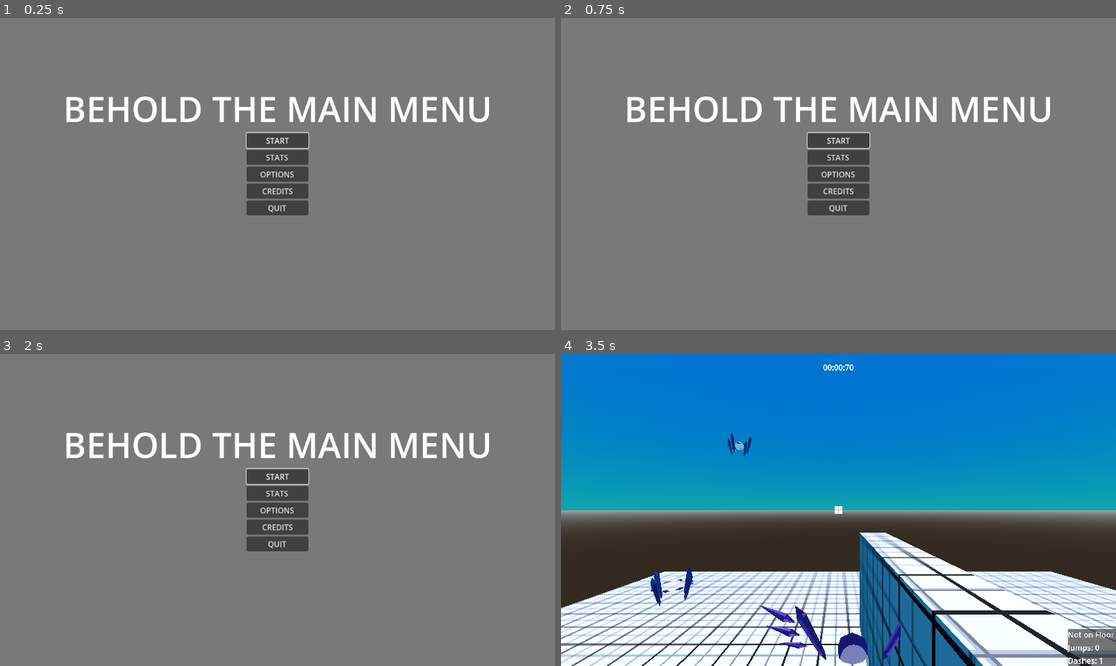
Above: before the commit, frames 1-4 (two rows, left to right).
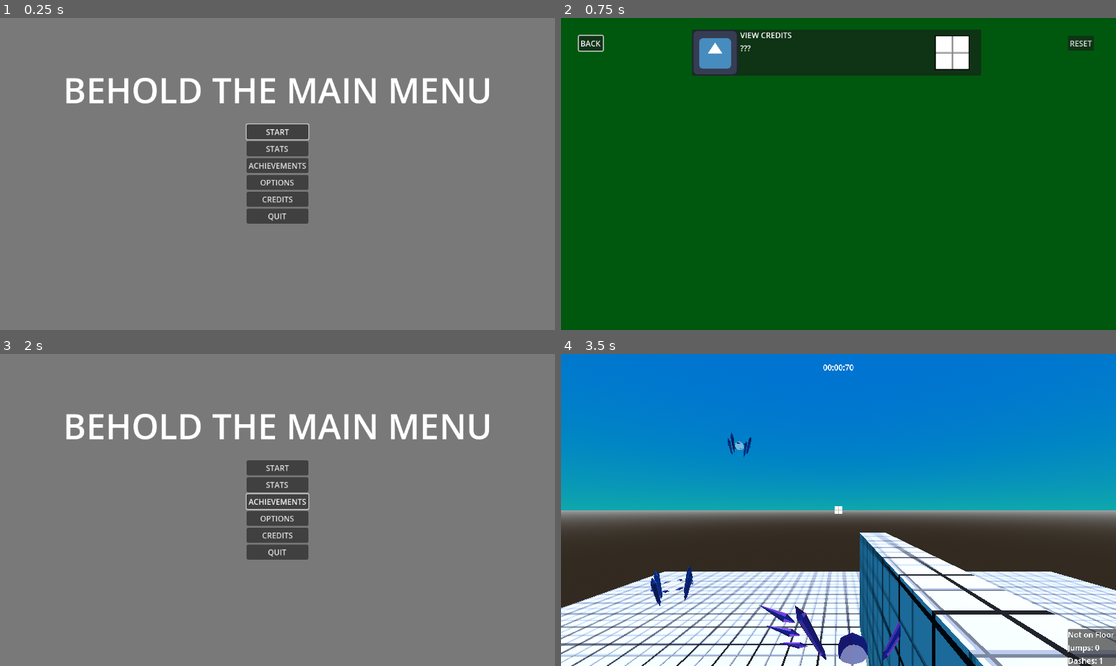
Above: after the commit, the same moments.

Repository: lucasrumney94/GodotGoneWild
Game: Godot game, scene res://Main/main_menu.tscn
Two runs of this game, one before a commit and one after it. Both use one fixed random seed, a clock stepped at 60 frames per second and the inputs below. The engine's default icon, where the game draws it, is replaced by a stand-in: a white triangle on a blue panel in a dark square.
Inputs (mouse positions are in pixels of both pictures, inside the frame that each line leads up to):
- Up to frame 1 (0.25 s): no input
- Up to frame 2 (0.75 s): click (838, 164) at 0.5 s, where only the run after the commit has a clickable "ACHIEVEMENTS"
- Up to frame 3 (2 s): click (27, 378) at 1.25 s, where only the run after the commit has a clickable "BACK"
- Up to frame 4 (3.5 s): click "START" at 2 s; move the mouse to (866, 510) at 2.77 s; hold W (move_forward) from 2.78 s (still down); click (866, 510) at 2.85 s; tap Space (jump) at 3.02 s

The runs differ from the first frame. In frame 1, 6.1% of the frame differs, in the area x 11-89%, y 19-66%; in frame 2, 100%, in the area x 0-100%, y 0-100%; in frame 3, 6.1%; in frame 4, less than 0.1%.

Commit message:
Achievement(s) work, Audio bus and options functional
Next gotta get some stats goin. Also need some sounds

Diff:
--- /dev/null
+++ b/godot-wild-tower/Audio/audio_bus.tres
@@ -0,0 +1,15 @@
+[gd_resource type="AudioBusLayout" format=3 uid="uid://bq5mvufbpync7"]
+
+[resource]
+bus/1/name = &"effects"
+bus/1/solo = false
+bus/1/mute = false
+bus/1/bypass_fx = false
+bus/1/volume_db = 0.0
+bus/1/send = &"Master"
+bus/2/name = &"music"
+bus/2/solo = false
+bus/2/mute = false
+bus/2/bypass_fx = false
+bus/2/volume_db = 0.0
+bus/2/send = &"Master"
--- a/godot-wild-tower/Autoload/achievement_control.tscn
+++ b/godot-wild-tower/Autoload/achievement_control.tscn
@@ -1,8 +1,11 @@
-[gd_scene load_steps=3 format=3 uid="uid://7c5o71oyrx52"]
+[gd_scene load_steps=5 format=3 uid="uid://7c5o71oyrx52"]
 
 [ext_resource type="Script" path="res://Autoload/achievement_control.gd" id="1_lvx2p"]
 [ext_resource type="PackedScene" uid="uid://b1hxkyiomflv0" path="res://UI/Achievements/achievement_popup.tscn" id="2_uwhnw"]
+[ext_resource type="Script" path="res://UI/Achievements/achievement.gd" id="3_wmop3"]
+[ext_resource type="Resource" uid="uid://qbhxgfjtb32q" path="res://UI/Achievements/Resources/view_credits.tres" id="4_c77lf"]
 
 [node name="AchievementControl" type="Node"]
 script = ExtResource("1_lvx2p")
 achievement_popup_scene = ExtResource("2_uwhnw")
+achievements = Array[ExtResource("3_wmop3")]([ExtResource("4_c77lf")])
--- a/godot-wild-tower/Autoload/save_control.gd
+++ b/godot-wild-tower/Autoload/save_control.gd
@@ -36,6 +36,22 @@
 	save_data_reset.emit()
 
 
+func clear_achievement_data():
+	old_data = save_data.duplicate()
+	var file = FileAccess.open(SAVE_FILE_PATH, FileAccess.WRITE)
+	save_data.erase("achievements")
+	file.store_var(save_data)
+	save_data_reset.emit()
+
+
+func clear_stats_data():
+	old_data = save_data.duplicate()
+	var file = FileAccess.open(SAVE_FILE_PATH, FileAccess.WRITE)
+	save_data.erase("stats")
+	file.store_var(save_data)
+	save_data_reset.emit()
+
+
 func check_achievement(achievement_id: String) -> bool:
 	if !save_data.has("achievements"):
 		return false
@@ -53,43 +69,49 @@
 	save_data["achievements"].append(achievement_id)
 
 
-func get_earned_achievements():
+func get_earned_achievements() -> Array:
 	if save_data.has("achievements"):
 		return save_data["achievements"]
-	return null
+	return []
 
 
 func get_stat(level: int, stat_name: String) -> float:
+	if !save_data.has("stats"):
+		return 0
+
 	var level_string = "level_" + str(level)
-	if !save_data.has(level_string):
+	if !save_data["stats"].has(level_string):
 		return 0
-	if save_data[level_string].has(stat_name):
-		return save_data[level_string][stat_name]
+	if save_data["stats"][level_string].has(stat_name):
+		return save_data["stats"][level_string][stat_name]
 	else:
 		return 0
 
 
 #ADD STAT TO SAVE_DATA, RETURN TRUE IF IS NEW HIGH SCORE
 func add_stat(level: int, stat_name: String, value) -> bool:
+	if !save_data.has("stats"):
+		save_data["stats"] = {}
+
 	#TODO maybe if level < 0 it is intended as global stat
 	#or are we just double adding everything, one for level and one for global
 	#may need to save a current playthrough general stat as well to later compare for determining best time
 	var level_string = "level_" + str(level)
-	if !save_data.has(level_string):
-		save_data[level_string] = {}
+	if !save_data["stats"].has(level_string):
+		save_data["stats"][level_string] = {}
 
 	var current_saved_value = get_stat(level, stat_name)
 
 	match stat_name:
 		"time": #compare time to current saved time
 			if current_saved_value > 0 && value < current_saved_value:
-				save_data[level_string][stat_name] = value
+				save_data["stats"][level_string][stat_name] = value
 				return true
 		"kill":
 			#OKAY SO WE'LL ALWAYS ADD 1 HERE, SO CAN USE VALUE TO SEND ENEMY TYPE
-			save_data[level_string][stat_name] = current_saved_value + 1
+			save_data["stats"][level_string][stat_name] = current_saved_value + 1
 			var enemy = stat_name + str(value)
-			save_data[level_string][enemy] = get_stat(level, enemy) + 1
+			save_data["stats"][level_string][enemy] = get_stat(level, enemy) + 1
 		_: #DEFAULT
 			print(stat_name + " IS NOT A STAT NAME KNOWN TO SAVE CONTROL")
 
--- a/godot-wild-tower/Main/main_menu.gd
+++ b/godot-wild-tower/Main/main_menu.gd
@@ -2,6 +2,7 @@
 
 @export var options_scene: PackedScene
 @export var stats_scene: PackedScene
+@export var achievements_scene: PackedScene
 @export var credits_scene: PackedScene
 
 #TODO we'll need to sophisticate this a bit, just doing this to get things running
@@ -13,6 +14,7 @@
 func _ready():
 	%StartButton.pressed.connect(on_start_pressed)
 	%StatsButton.pressed.connect(on_stats_pressed)
+	%AchievementsButton.pressed.connect(on_achievements_pressed)
 	%OptionsButton.pressed.connect(on_options_pressed)
 	%CreditsButton.pressed.connect(on_credits_pressed)
 	%QuitButton.pressed.connect(on_quit_pressed)
@@ -37,6 +39,12 @@
 	stats.closing.connect(focus_on_button.bind(%StatsButton))
 
 
+func on_achievements_pressed():
+	var ach = achievements_scene.instantiate()
+	add_child(ach)
+	ach.closing.connect(focus_on_button.bind(%AchievementsButton))
+
+
 func on_options_pressed():
 	#INSTANTIATE OPTIONS SCENE
 	#BIND focus_on_button(%OptionsButton) TO OPTIONS CLOSING SIGNAL
--- a/godot-wild-tower/Main/main_menu.tscn
+++ b/godot-wild-tower/Main/main_menu.tscn
@@ -1,15 +1,17 @@
-[gd_scene load_steps=6 format=3 uid="uid://bs15xg8atqal1"]
+[gd_scene load_steps=7 format=3 uid="uid://bs15xg8atqal1"]
 
 [ext_resource type="Script" path="res://Main/main_menu.gd" id="1_vjgni"]
 [ext_resource type="PackedScene" uid="uid://b714sttnt1435" path="res://UI/options_menu.tscn" id="2_tcw0l"]
 [ext_resource type="PackedScene" uid="uid://cdt8805lofan4" path="res://UI/stats.tscn" id="3_1c0mp"]
 [ext_resource type="PackedScene" uid="uid://bxfwjbkk62asb" path="res://Main/main_game.tscn" id="3_wr465"]
+[ext_resource type="PackedScene" uid="uid://48n404mji4ep" path="res://UI/achievements_menu.tscn" id="4_p23ep"]
 [ext_resource type="PackedScene" uid="uid://cvo2k0ochbnw" path="res://UI/credits.tscn" id="4_rv6un"]
 
 [node name="MainMenu" type="CanvasLayer"]
 script = ExtResource("1_vjgni")
 options_scene = ExtResource("2_tcw0l")
 stats_scene = ExtResource("3_1c0mp")
+achievements_scene = ExtResource("4_p23ep")
 credits_scene = ExtResource("4_rv6un")
 main_game_scene = ExtResource("3_wr465")
 
@@ -36,9 +38,9 @@
 anchor_left = 0.5
 anchor_right = 0.5
 offset_left = -445.0
-offset_top = 139.265
+offset_top = 100.06
 offset_right = 445.0
-offset_bottom = 238.265
+offset_bottom = 199.06
 grow_horizontal = 2
 theme_override_font_sizes/font_size = 72
 text = "Behold the main menu"
@@ -70,6 +72,12 @@
 layout_mode = 2
 text = "STATS"
 
+[node name="AchievementsButton" type="Button" parent="Control/VBoxContainer"]
+unique_name_in_owner = true
+custom_minimum_size = Vector2(128, 0)
+layout_mode = 2
+text = "ACHIEVEMENTS"
+
 [node name="OptionsButton" type="Button" parent="Control/VBoxContainer"]
 unique_name_in_owner = true
 custom_minimum_size = Vector2(128, 0)
--- a/godot-wild-tower/Objects/Enemies/BasicEnemyOUTLINE_TEST.tscn
+++ b/godot-wild-tower/Objects/Enemies/BasicEnemyOUTLINE_TEST.tscn
@@ -7,6 +7,21 @@
 [ext_resource type="PackedScene" uid="uid://dpsgthsbj685l" path="res://Objects/Enemies/Cherubim.glb" id="3_8yv4s"]
 [ext_resource type="PackedScene" uid="uid://bonck86xrxwj0" path="res://Objects/Enemies/outliner_component.tscn" id="4_5e2qh"]
 [ext_resource type="PackedScene" uid="uid://deydyoodbbk77" path="res://Objects/Enemies/explosion_particles.tscn" id="4_06s14"]
+
+[sub_resource type="Animation" id="Animation_wocma"]
+length = 0.001
+tracks/0/type = "value"
+tracks/0/imported = false
+tracks/0/enabled = true
+tracks/0/path = NodePath("BasicEnemy/Core/RotationRoot:rotation")
+tracks/0/interp = 1
+tracks/0/loop_wrap = true
+tracks/0/keys = {
+"times": PackedFloat32Array(0),
+"transitions": PackedFloat32Array(1),
+"update": 0,
+"values": [Vector3(0, 0, 0)]
+}
 
 [sub_resource type="Animation" id="Animation_bfy0i"]
 resource_name = "rotate"
@@ -25,21 +40,6 @@
 "values": [Vector3(0, 0, 0), Vector3(0, 3.14159, 0), Vector3(0, 6.28319, 0)]
 }
 
-[sub_resource type="Animation" id="Animation_wocma"]
-length = 0.001
-tracks/0/type = "value"
-tracks/0/imported = false
-tracks/0/enabled = true
-tracks/0/path = NodePath("BasicEnemy/Core/RotationRoot:rotation")
-tracks/0/interp = 1
-tracks/0/loop_wrap = true
-tracks/0/keys = {
-"times": PackedFloat32Array(0),
-"transitions": PackedFloat32Array(1),
-"update": 0,
-"values": [Vector3(0, 0, 0)]
-}
-
 [sub_resource type="AnimationLibrary" id="AnimationLibrary_2mxik"]
 _data = {
 "RESET": SubResource("Animation_wocma"),
--- a/godot-wild-tower/Objects/Enemies/MobileEnemy_OUTLINE.tscn
+++ b/godot-wild-tower/Objects/Enemies/MobileEnemy_OUTLINE.tscn
@@ -13,6 +13,33 @@
 shader = ExtResource("3_gibdk")
 shader_parameter/color = Color(1, 0, 0, 1)
 shader_parameter/size = 1.0
+
+[sub_resource type="Animation" id="Animation_tsleh"]
+length = 0.001
+tracks/0/type = "value"
+tracks/0/imported = false
+tracks/0/enabled = true
+tracks/0/path = NodePath("MobileEnemy/Core/WingRootL:rotation")
+tracks/0/interp = 1
+tracks/0/loop_wrap = true
+tracks/0/keys = {
+"times": PackedFloat32Array(0),
+"transitions": PackedFloat32Array(1),
+"update": 0,
+"values": [Vector3(0, -1.0472, 0)]
+}
+tracks/1/type = "value"
+tracks/1/imported = false
+tracks/1/enabled = true
+tracks/1/path = NodePath("MobileEnemy/Core/WingRootR:rotation")
+tracks/1/interp = 1
+tracks/1/loop_wrap = true
+tracks/1/keys = {
+"times": PackedFloat32Array(0),
+"transitions": PackedFloat32Array(1),
+"update": 0,
+"values": [Vector3(0, 1.0472, 0)]
+}
 
 [sub_resource type="Animation" id="Animation_vv0ar"]
 resource_name = "flap"
@@ -43,33 +70,6 @@
 "values": [Vector3(0, 0, 0), Vector3(0, 1.0472, 0), Vector3(0, 0, 0)]
 }
 
-[sub_resource type="Animation" id="Animation_tsleh"]
-length = 0.001
-tracks/0/type = "value"
-tracks/0/imported = false
-tracks/0/enabled = true
-tracks/0/path = NodePath("MobileEnemy/Core/WingRootL:rotation")
-tracks/0/interp = 1
-tracks/0/loop_wrap = true
-tracks/0/keys = {
-"times": PackedFloat32Array(0),
-"transitions": PackedFloat32Array(1),
-"update": 0,
-"values": [Vector3(0, -1.0472, 0)]
-}
-tracks/1/type = "value"
-tracks/1/imported = false
-tracks/1/enabled = true
-tracks/1/path = NodePath("MobileEnemy/Core/WingRootR:rotation")
-tracks/1/interp = 1
-tracks/1/loop_wrap = true
-tracks/1/keys = {
-"times": PackedFloat32Array(0),
-"transitions": PackedFloat32Array(1),
-"update": 0,
-"values": [Vector3(0, 1.0472, 0)]
-}
-
 [sub_resource type="AnimationLibrary" id="AnimationLibrary_ursxx"]
 _data = {
 "RESET": SubResource("Animation_tsleh"),
@@ -652,7 +652,7 @@
 skeleton = NodePath("")
 
 [node name="WingRootL" type="Node3D" parent="MobileEnemy/Core"]
-transform = Transform3D(0.5, 0, -0.866025, 0, 1, 0, 0.866025, 0, 0.5, 0.35, 0, 0)
+transform = Transform3D(0.499998, 0, -0.866026, 0, 1, 0, 0.866026, 0, 0.499998, 0.35, 0, 0)
 
 [node name="Wing Base L" type="MeshInstance3D" parent="MobileEnemy/Core/WingRootL"]
 transform = Transform3D(0.939693, 0.321394, 0.116978, -0.34202, 0.883022, 0.321394, -7.45058e-09, -0.34202, 0.939693, 0.15, 0.4, -0.175)
@@ -675,7 +675,7 @@
 skeleton = NodePath("")
 
 [node name="WingRootR" type="Node3D" parent="MobileEnemy/Core"]
-transform = Transform3D(0.5, 0, 0.866025, 0, 1, 0, -0.866025, 0, 0.5, -0.35, 0, 0)
+transform = Transform3D(0.499998, 0, 0.866026, 0, 1, 0, -0.866026, 0, 0.499998, -0.35, 0, 0)
 
 [node name="Wing Base R" type="MeshInstance3D" parent="MobileEnemy/Core/WingRootR"]
 transform = Transform3D(5.96046e-08, -0.34202, 0.939693, -0.34202, 0.883022, 0.321394, -0.939693, -0.321394, -0.116978, -0.15, 0.4, -0.175)
--- /dev/null
+++ b/godot-wild-tower/UI/Achievements/Resources/view_credits.tres
@@ -0,0 +1,15 @@
+[gd_resource type="Resource" script_class="Achievement" load_steps=3 format=3 uid="uid://qbhxgfjtb32q"]
+
+[ext_resource type="Texture2D" uid="uid://c4agc4wxn88u2" path="res://icon.svg" id="1_6bvp0"]
+[ext_resource type="Script" path="res://UI/Achievements/achievement.gd" id="2_i4y3u"]
+
+[resource]
+script = ExtResource("2_i4y3u")
+id = "view_credits"
+icon = ExtResource("1_6bvp0")
+title = "View Credits"
+description = "Credits were invented by Frenchman Harold Credite"
+stat = ""
+stat_goal = 0
+check_function = ""
+custom_string = ""
--- /dev/null
+++ b/godot-wild-tower/UI/Achievements/achievement_panel.gd
@@ -0,0 +1,11 @@
+extends PanelContainer
+
+
+func setup_panel(ach: Achievement, earned: bool):
+	%IconTextureRect.texture = ach.icon
+	%NameLabel.text = ach.title
+	if earned:
+		%DescriptionLabel.text = ach.description
+		%CheckTextureRect.modulate = Color.GREEN
+	else:
+		%DescriptionLabel.text = "???"
--- /dev/null
+++ b/godot-wild-tower/UI/Achievements/achievement_panel.tscn
@@ -0,0 +1,47 @@
+[gd_scene load_steps=4 format=3 uid="uid://63qe8ib3fixo"]
+
+[ext_resource type="Script" path="res://UI/Achievements/achievement_panel.gd" id="1_nuv0b"]
+[ext_resource type="Texture2D" uid="uid://c4agc4wxn88u2" path="res://icon.svg" id="1_wbrr4"]
+[ext_resource type="Texture2D" uid="uid://dt1l7laaw1wqw" path="res://TestingGrid.png" id="2_j1v05"]
+
+[node name="AchievementPanel" type="PanelContainer"]
+script = ExtResource("1_nuv0b")
+
+[node name="HBoxContainer" type="HBoxContainer" parent="."]
+layout_mode = 2
+
+[node name="HBoxContainer" type="HBoxContainer" parent="HBoxContainer"]
+custom_minimum_size = Vector2(500, 0)
+layout_mode = 2
+
+[node name="IconTextureRect" type="TextureRect" parent="HBoxContainer/HBoxContainer"]
+unique_name_in_owner = true
+custom_minimum_size = Vector2(96, 96)
+layout_mode = 2
+texture = ExtResource("1_wbrr4")
+expand_mode = 1
+
+[node name="VBoxContainer" type="VBoxContainer" parent="HBoxContainer/HBoxContainer"]
+layout_mode = 2
+
+[node name="NameLabel" type="Label" parent="HBoxContainer/HBoxContainer/VBoxContainer"]
+unique_name_in_owner = true
+layout_mode = 2
+text = "Name"
+uppercase = true
+
+[node name="DescriptionLabel" type="Label" parent="HBoxContainer/HBoxContainer/VBoxContainer"]
+unique_name_in_owner = true
+custom_minimum_size = Vector2(400, 0)
+layout_mode = 2
+text = "Dante's Divine Comedy was written in a single ether-drenched fugue state"
+autowrap_mode = 2
+
+[node name="CheckTextureRect" type="TextureRect" parent="HBoxContainer"]
+unique_name_in_owner = true
+custom_minimum_size = Vector2(72, 72)
+layout_mode = 2
+size_flags_horizontal = 4
+size_flags_vertical = 4
+texture = ExtResource("2_j1v05")
+expand_mode = 1
--- a/godot-wild-tower/UI/Achievements/achievement_popup_panel.tscn
+++ b/godot-wild-tower/UI/Achievements/achievement_popup_panel.tscn
@@ -2,6 +2,21 @@
 
 [ext_resource type="Script" path="res://UI/Achievements/achievement_popup_panel.gd" id="1_kq5ul"]
 [ext_resource type="Texture2D" uid="uid://c4agc4wxn88u2" path="res://icon.svg" id="2_y7k7t"]
+
+[sub_resource type="Animation" id="Animation_cqqux"]
+length = 0.001
+tracks/0/type = "value"
+tracks/0/imported = false
+tracks/0/enabled = true
+tracks/0/path = NodePath(".:modulate")
+tracks/0/interp = 1
+tracks/0/loop_wrap = true
+tracks/0/keys = {
+"times": PackedFloat32Array(0),
+"transitions": PackedFloat32Array(1),
+"update": 0,
+"values": [Color(1, 1, 1, 1)]
+}
 
 [sub_resource type="Animation" id="Animation_bs25g"]
 resource_name = "enter"
@@ -18,21 +33,6 @@
 "transitions": PackedFloat32Array(1, 1),
 "update": 0,
 "values": [Color(1, 1, 1, 0), Color(1, 1, 1, 1)]
-}
-
-[sub_resource type="Animation" id="Animation_cqqux"]
-length = 0.001
-tracks/0/type = "value"
-tracks/0/imported = false
-tracks/0/enabled = true
-tracks/0/path = NodePath(".:modulate")
-tracks/0/interp = 1
-tracks/0/loop_wrap = true
-tracks/0/keys = {
-"times": PackedFloat32Array(0),
-"transitions": PackedFloat32Array(1),
-"update": 0,
-"values": [Color(1, 1, 1, 1)]
 }
 
 [sub_resource type="Animation" id="Animation_pyef6"]
--- /dev/null
+++ b/godot-wild-tower/UI/achievements_menu.gd
@@ -0,0 +1,51 @@
+extends CanvasLayer
+
+signal closing
+
+@export var achievement_panel: PackedScene
+
+
+func _ready():
+	%BackButton.pressed.connect(on_back_pressed)
+	%ResetButton.pressed.connect(on_reset_pressed)
+
+	populate_achievements()
+
+	%BackButton.grab_focus()
+
+
+func _input(event: InputEvent):
+	if event.is_action_pressed("ui_cancel"):
+		on_back_pressed()
+
+
+func populate_achievements():
+	#clear out achievement container
+	for child in %AchievementsContainer.get_children():
+		child.queue_free()
+
+	#TODO get achievements from achievement control
+	#get earned achievements from save control
+	#display all achievements
+	#highlight earned achievements
+	#only earned achievements show flavor text (description)
+	var earned: Array = SaveControl.get_earned_achievements()
+	for ach in AchievementControl.achievements:
+		add_achievement_panel(ach, earned.has(ach.id))
+
+
+func add_achievement_panel(ach: Achievement, earned: bool):
+	var panel = achievement_panel.instantiate()
+	%AchievementsContainer.add_child(panel)
+	panel.setup_panel(ach, earned)
+
+
+func on_back_pressed():
+	closing.emit()
+	queue_free()
+
+
+func on_reset_pressed():
+	#TODO ask for confirmation
+	SaveControl.clear_achievement_data()
+	populate_achievements()
--- /dev/null
+++ b/godot-wild-tower/UI/achievements_menu.tscn
@@ -0,0 +1,67 @@
+[gd_scene load_steps=3 format=3 uid="uid://48n404mji4ep"]
+
+[ext_resource type="Script" path="res://UI/achievements_menu.gd" id="1_ianec"]
+[ext_resource type="PackedScene" uid="uid://63qe8ib3fixo" path="res://UI/Achievements/achievement_panel.tscn" id="2_b42gd"]
+
+[node name="AchievementMenu" type="CanvasLayer"]
+layer = 10
+script = ExtResource("1_ianec")
+achievement_panel = ExtResource("2_b42gd")
+
+[node name="Control" type="Control" parent="."]
+layout_mode = 3
+anchors_preset = 15
+anchor_right = 1.0
+anchor_bottom = 1.0
+grow_horizontal = 2
+grow_vertical = 2
+
+[node name="ColorRect" type="ColorRect" parent="Control"]
+layout_mode = 1
+anchors_preset = 15
+anchor_right = 1.0
+anchor_bottom = 1.0
+grow_horizontal = 2
+grow_vertical = 2
+color = Color(0, 0.34609, 0.056572, 1)
+
+[node name="BackButton" type="Button" parent="Control"]
+unique_name_in_owner = true
+layout_mode = 0
+offset_left = 37.37
+offset_top = 37.085
+offset_right = 87.37
+offset_bottom = 68.085
+text = "BACK"
+
+[node name="ResetButton" type="Button" parent="Control"]
+unique_name_in_owner = true
+layout_mode = 0
+offset_left = 1052.0
+offset_top = 37.0
+offset_right = 1106.0
+offset_bottom = 68.0
+text = "RESET
+"
+
+[node name="ScrollContainer" type="ScrollContainer" parent="Control"]
+custom_minimum_size = Vector2(600, 600)
+layout_mode = 1
+anchors_preset = 8
+anchor_left = 0.5
+anchor_top = 0.5
+anchor_right = 0.5
+anchor_bottom = 0.5
+offset_left = -300.0
+offset_top = -300.0
+offset_right = 300.0
+offset_bottom = 300.0
+grow_horizontal = 2
+grow_vertical = 2
+follow_focus = true
+horizontal_scroll_mode = 0
+
+[node name="AchievementsContainer" type="VBoxContainer" parent="Control/ScrollContainer"]
+unique_name_in_owner = true
+custom_minimum_size = Vector2(600, 0)
+layout_mode = 2
--- a/godot-wild-tower/UI/credits.gd
+++ b/godot-wild-tower/UI/credits.gd
@@ -8,6 +8,12 @@
 	%BackButton.grab_focus()
 
 	#TODO add achievement for viewing credits
+	Callable(init).call_deferred()
+
+
+func init():
+	print("should be earning credit achievement")
+	AchievementControl.earn_achievement("view_credits")
 
 
 func _input(event: InputEvent):
--- a/godot-wild-tower/UI/credits.tscn
+++ b/godot-wild-tower/UI/credits.tscn
@@ -3,6 +3,7 @@
 [ext_resource type="Script" path="res://UI/credits.gd" id="1_y2vnb"]
 
 [node name="Credits" type="CanvasLayer"]
+layer = 10
 script = ExtResource("1_y2vnb")
 
 [node name="Control" type="Control" parent="."]
--- a/godot-wild-tower/UI/options_menu.gd
+++ b/godot-wild-tower/UI/options_menu.gd
@@ -2,9 +2,23 @@
 
 signal closing
 
+@onready var master_volume_slider: Slider = %MasterVolumeSlider
+@onready var sfx_slider: Slider = %SfxSlider
+@onready var music_slider: Slider = %MusicSlider
+
 
 func _ready():
 	%BackButton.pressed.connect(on_back_pressed)
+
+	master_volume_slider.value = get_bus_volume_percent("Master")
+	sfx_slider.value = get_bus_volume_percent("effects")
+	music_slider.value = get_bus_volume_percent("music")
+
+	master_volume_slider.value_changed.connect(on_audio_slider_changed.bind("Master"))
+	master_volume_slider.drag_ended.connect(on_effects_volume_dragged)
+	sfx_slider.value_changed.connect(on_audio_slider_changed.bind("effects"))
+	sfx_slider.drag_ended.connect(on_effects_volume_dragged)
+	music_slider.value_changed.connect(on_audio_slider_changed.bind("music"))
 
 	%BackButton.grab_focus()
 
@@ -14,6 +28,28 @@
 		Callable(on_back_pressed).call_deferred()
 
 
+func get_bus_volume_percent(bus_name: String):
+	var bus_index = AudioServer.get_bus_index(bus_name)
+	var volume_db = AudioServer.get_bus_volume_db(bus_index)
+	return db_to_linear(volume_db)
+
+
+func set_bus_volume(volume_percent: float, bus_name: String):
+	var bus_index = AudioServer.get_bus_index(bus_name)
+	AudioServer.set_bus_volume_db(bus_index, linear_to_db(volume_percent))
+
+
+func on_audio_slider_changed(new_value: float, bus_name: String):
+	set_bus_volume(new_value, bus_name)
+
+	#PlayerPrefs.update_setting("audio_" + bus_name, new_value)
+	#settings_changed = true
+
+
+func on_effects_volume_dragged(_changed: bool):
+	$AudioStreamPlayer.play()
+
+
 func on_back_pressed():
 	closing.emit()
 	queue_free()
--- a/godot-wild-tower/UI/options_menu.tscn
+++ b/godot-wild-tower/UI/options_menu.tscn
@@ -7,6 +7,8 @@
 process_mode = 3
 layer = 10
 script = ExtResource("1_wsu2s")
+
+[node name="AudioStreamPlayer" type="AudioStreamPlayer" parent="."]
 
 [node name="Control" type="Control" parent="."]
 layout_mode = 3
@@ -63,19 +65,47 @@
 size_flags_horizontal = 4
 theme_override_constants/separation = 16
 
-[node name="ResetButton" type="Button" parent="Control/PanelContainer/MarginContainer/VBoxContainer/VBoxContainer"]
+[node name="VBoxContainer" type="VBoxContainer" parent="Control/PanelContainer/MarginContainer/VBoxContainer/VBoxContainer"]
+layout_mode = 2
+
+[node name="Label" type="Label" parent="Control/PanelContainer/MarginContainer/VBoxContainer/VBoxContainer/VBoxContainer"]
+layout_mode = 2
+text = "Main Volume"
+horizontal_alignment = 1
+
+[node name="MasterVolumeSlider" type="HSlider" parent="Control/PanelContainer/MarginContainer/VBoxContainer/VBoxContainer/VBoxContainer"]
 unique_name_in_owner = true
 layout_mode = 2
-text = "RESET PROGRESS"
+max_value = 1.0
+step = 0.01
 
-[node name="HSlider" type="HSlider" parent="Control/PanelContainer/MarginContainer/VBoxContainer/VBoxContainer"]
+[node name="VBoxContainer2" type="VBoxContainer" parent="Control/PanelContainer/MarginContainer/VBoxContainer/VBoxContainer"]
 layout_mode = 2
 
-[node name="HSlider2" type="HSlider" parent="Control/PanelContainer/MarginContainer/VBoxContainer/VBoxContainer"]
+[node name="Label" type="Label" parent="Control/PanelContainer/MarginContainer/VBoxContainer/VBoxContainer/VBoxContainer2"]
+layout_mode = 2
+text = "Sound Effects"
+horizontal_alignment = 1
+
+[node name="SfxSlider" type="HSlider" parent="Control/PanelContainer/MarginContainer/VBoxContainer/VBoxContainer/VBoxContainer2"]
+unique_name_in_owner = true
+layout_mode = 2
+max_value = 1.0
+step = 0.01
+
+[node name="VBoxContainer3" type="VBoxContainer" parent="Control/PanelContainer/MarginContainer/VBoxContainer/VBoxContainer"]
 layout_mode = 2
 
-[node name="HSlider3" type="HSlider" parent="Control/PanelContainer/MarginContainer/VBoxContainer/VBoxContainer"]
+[node name="Label" type="Label" parent="Control/PanelContainer/MarginContainer/VBoxContainer/VBoxContainer/VBoxContainer3"]
 layout_mode = 2
+text = "Music Volume"
+horizontal_alignment = 1
+
+[node name="MusicSlider" type="HSlider" parent="Control/PanelContainer/MarginContainer/VBoxContainer/VBoxContainer/VBoxContainer3"]
+unique_name_in_owner = true
+layout_mode = 2
+max_value = 1.0
+step = 0.01
 
 [node name="BackButton" type="Button" parent="Control/PanelContainer/MarginContainer/VBoxContainer/VBoxContainer"]
 unique_name_in_owner = true
--- a/godot-wild-tower/UI/stats.gd
+++ b/godot-wild-tower/UI/stats.gd
@@ -5,6 +5,9 @@
 
 func _ready():
 	%BackButton.pressed.connect(on_back_pressed)
+	%ResetButton.pressed.connect(on_reset_pressed)
+
+	populate_stats()
 
 	%BackButton.grab_focus()
 
@@ -14,6 +17,17 @@
 		on_back_pressed()
 
 
+func populate_stats():
+	#TODO get stats from SaveControl
+	#Fill out some shiz
+	pass
+
+
 func on_back_pressed():
 	closing.emit()
 	queue_free()
+
+
+func on_reset_pressed():
+	SaveControl.clear_stats_data()
+	populate_stats()
--- a/godot-wild-tower/UI/stats.tscn
+++ b/godot-wild-tower/UI/stats.tscn
@@ -3,6 +3,7 @@
 [ext_resource type="Script" path="res://UI/stats.gd" id="1_erpfg"]
 
 [node name="Stats" type="CanvasLayer"]
+layer = 10
 script = ExtResource("1_erpfg")
 
 [node name="Control" type="Control" parent="."]
@@ -45,3 +46,12 @@
 offset_right = 87.37
 offset_bottom = 68.085
 text = "BACK"
+
+[node name="ResetButton" type="Button" parent="Control"]
+unique_name_in_owner = true
+layout_mode = 0
+offset_left = 1046.0
+offset_top = 37.0
+offset_right = 1100.0
+offset_bottom = 68.0
+text = "RESET"
--- a/godot-wild-tower/project.godot
+++ b/godot-wild-tower/project.godot
@@ -14,6 +14,10 @@
 run/main_scene="res://Main/main_menu.tscn"
 config/features=PackedStringArray("4.3", "Forward Plus")
 config/icon="res://icon.svg"
+
+[audio]
+
+buses/default_bus_layout="res://Audio/audio_bus.tres"
 
 [autoload]
 
